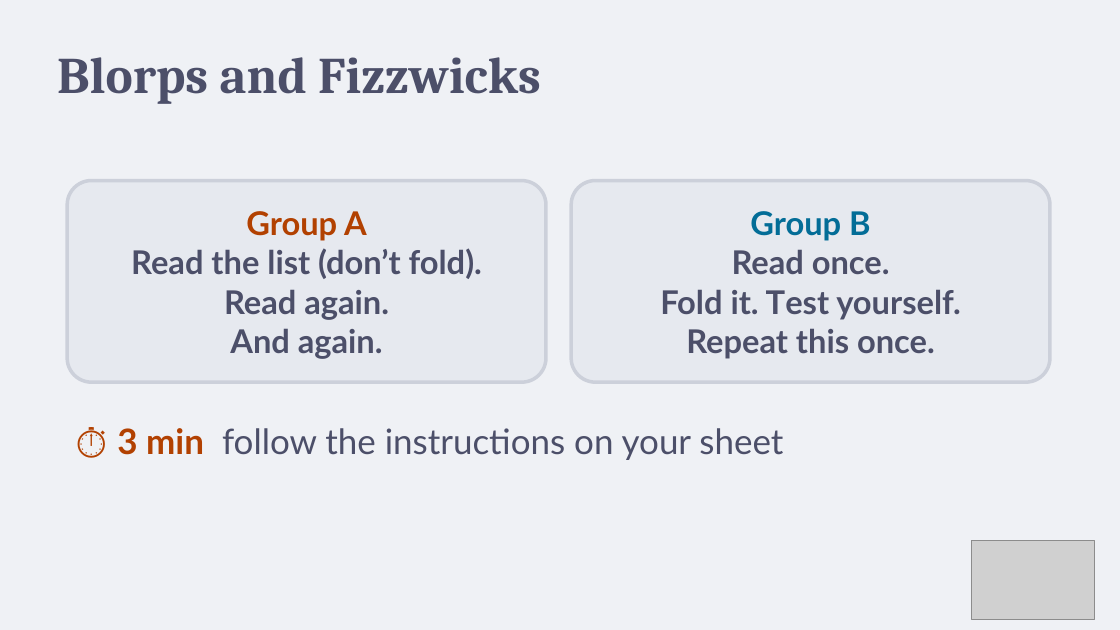
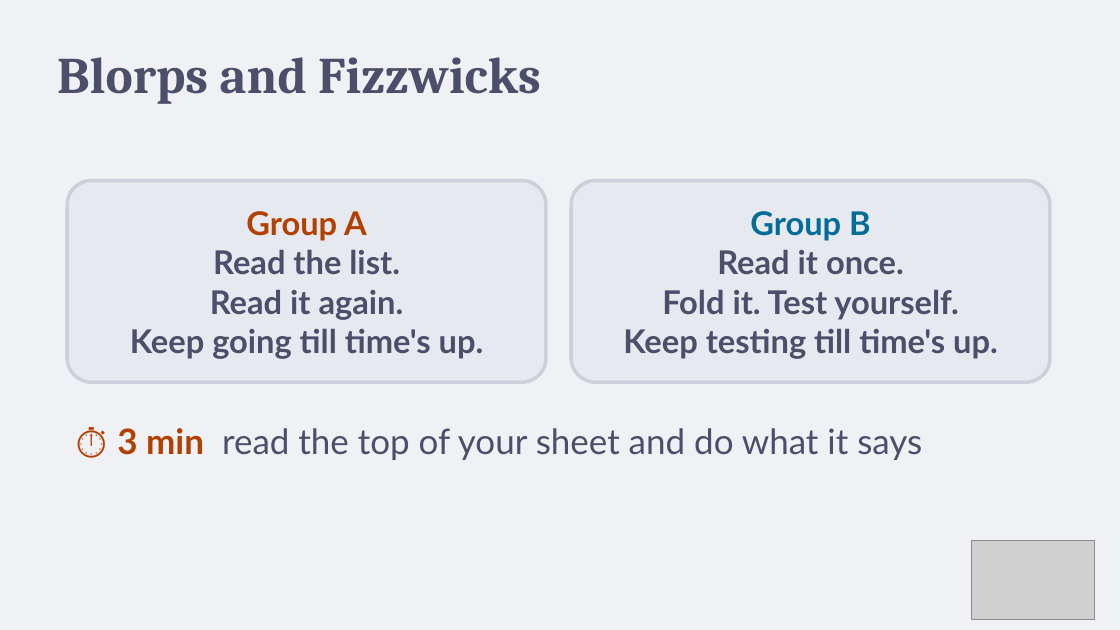
Before and after one commit to teachingthatlands/teachingthatlands.github.io, a slide deck: slide 6 of site/public/slides/ttl-one-day-2-active-beats-passive.pptx. Drawn at 1120x630 pixels with LibreOffice and Linux fonts; fonts in the diff are those of the drawing; grey boxes stand for pictures. Boxes give left, top, right and bottom in pixels: in the first picture for what was removed or moved away, otherwise in the second. Text is boxed around its words. In the diff, an @@ line names an element or a change of style, - is before the commit and + after.

```diff
--- a/site/public/slides/ttl-one-day-2-active-beats-passive.pptx
+++ b/site/public/slides/ttl-one-day-2-active-beats-passive.pptx
@@ text in rounded rectangle at bbox=[130, 249, 484, 359]: text changed @@
-Read the list (don’t fold).
-Read again.
-And again.
+Read the list.
+Read it again.
+Keep going till time's up.
@@ text in rounded rectangle at bbox=[717, 249, 904, 274]: text changed @@
-Read once.
+Read it once.
@@ text in rounded rectangle at bbox=[623, 328, 998, 359]: text changed @@
-Repeat this once.
+Keep testing till time's up.
@@ text at bbox=[117, 428, 922, 460]: text changed @@
-⏱ 3 min follow the instructions on your sheet
+⏱ 3 min read the top of your sheet and do what it says
```
Also in this commit, not shown: 1 other slide changed, 12 other files.
